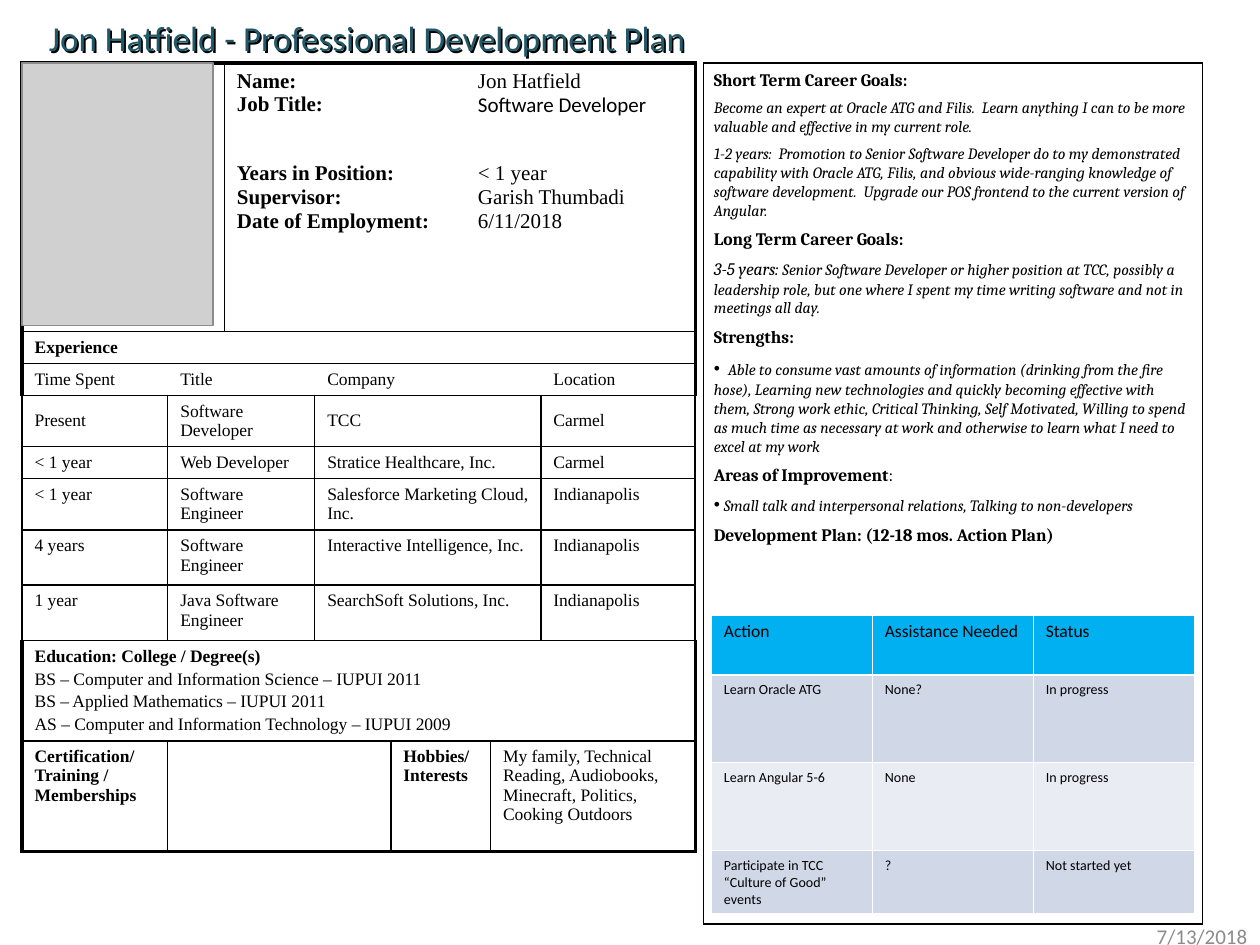
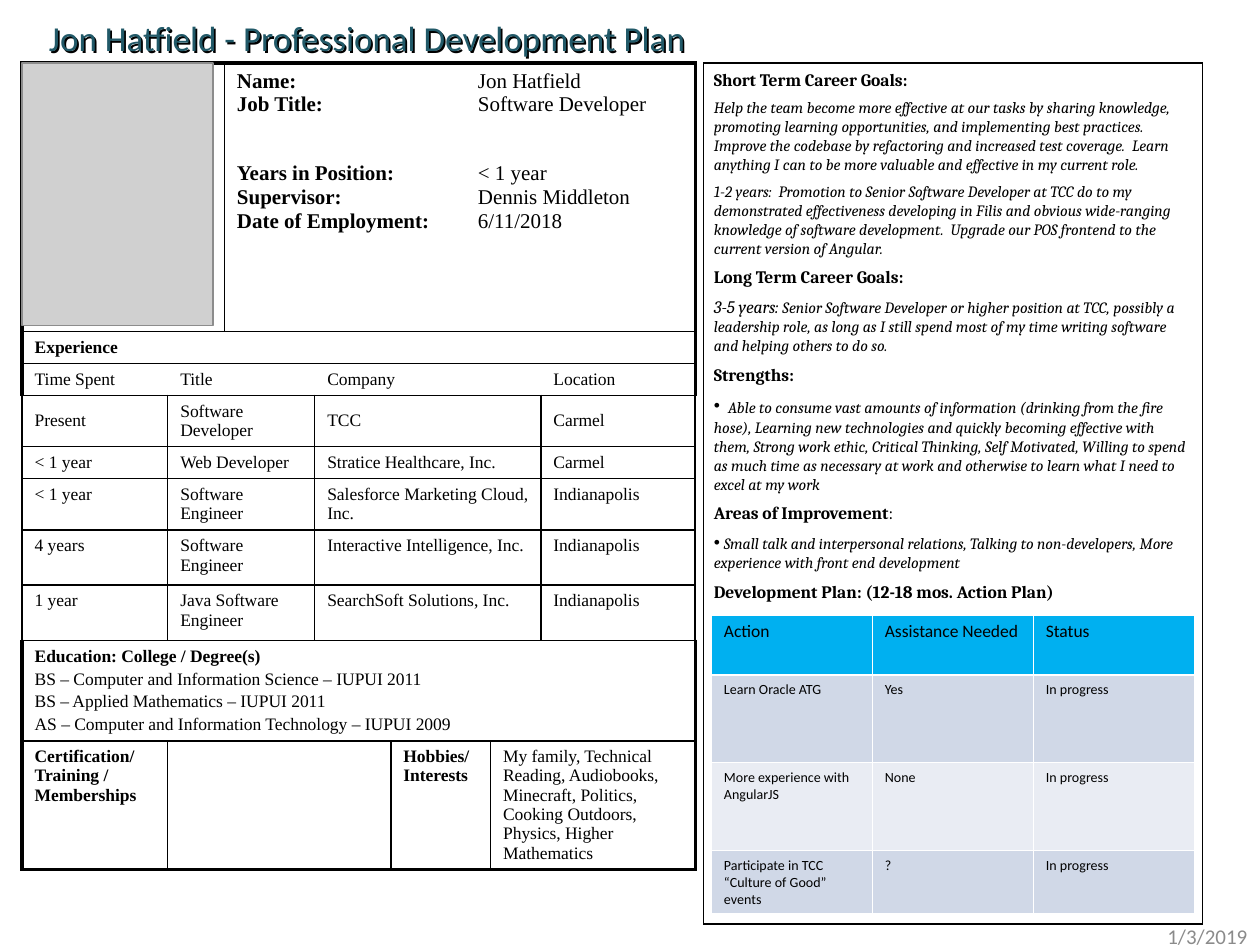
Before and after one commit to jh-tccrocks/pdp, a slide deck: slide 1 of 2018 PDP Jon Hatfield.pptx. Drawn at 1260x945 pixels with LibreOffice and Linux fonts; fonts in the diff are those of the drawing; grey boxes stand for pictures. Boxes give left, top, right and bottom in pixels: in the first picture for what was removed or moved away, otherwise in the second. Text is boxed around its words. In the diff, an @@ line names an element or a change of style, - is before the commit and + after.

Commit message:
Updated PDP - January 2019
On branch master
Your branch is up to date with 'origin/master'.

Changes to be committed:
      modified:   2018 PDP Jon Hatfield.pptx

```diff
--- a/2018 PDP Jon Hatfield.pptx
+++ b/2018 PDP Jon Hatfield.pptx
@@ table at (23,63,697,897) @@
-row 4, column 6: Garish Thumbadi
+row 4, column 6: Dennis Middleton
-row 16, column 7: My family, Technical Reading, Audiobooks, Minecraft, Politics, Cooking Outdoors
+row 16, column 7: My family, Technical Reading, Audiobooks, Minecraft, Politics, Cooking Outdoors, Physics, Higher Mathematics
@@ font Calibri to Times New Roman in "Software Developer" @@
@@ text at (714,102,1170,258): text changed @@
-Become an expert at Oracle ATG and Filis. Learn anything I can to be more valuable and effective in my current role.
-1-2 years: Promotion to Senior Software Developer do to my demonstrated capability with Oracle ATG, Filis, and obvious wide-ranging knowledge of software development. Upgrade our POS frontend to the current version of Angular.
+Help the team become more effective at our tasks by sharing knowledge, promoting learning opportunities, and implementing best practices. Improve the codebase by refactoring and increased test coverage. Learn anything I can to be more valuable and effective in my current role.
+1-2 years: Promotion to Senior Software Developer at TCC do to my demonstrated effectiveness developing in Filis and obvious wide-ranging knowledge of software development. Upgrade our POS frontend to the current version of Angular.
@@ text at (714,301,1175,355): text changed @@
-3-5 years: Senior Software Developer or higher position at TCC, possibly a leadership role, but one where I spent my time writing software and not in meetings all day.
+3-5 years: Senior Software Developer or higher position at TCC, possibly a leadership role, as long as I still spend most of my time writing software and helping others to do so.
@@ text at (714,557,960,572): text changed @@
-• Small talk and interpersonal relations, Talking to non-developers
+• Small talk and interpersonal relations, Talking to non-developers, More experience with front end development
@@ table at (712,615,1196,914) @@
-row 2, column 2: None?
+row 2, column 2: Yes
-row 3, column 1: Learn Angular 5-6
+row 3, column 1: More experience with AngularJS
-row 4, column 3: Not started yet
+row 4, column 3: In progress
@@ text at (1167,929,1247,945): text changed @@
-7/13/2018
+1/3/2019
```
